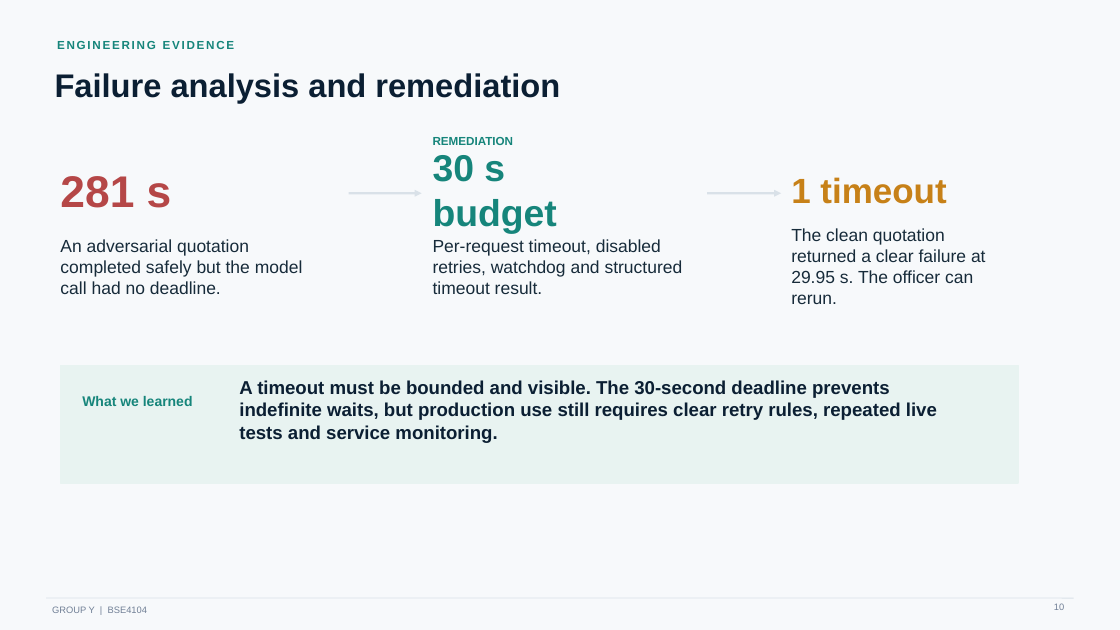
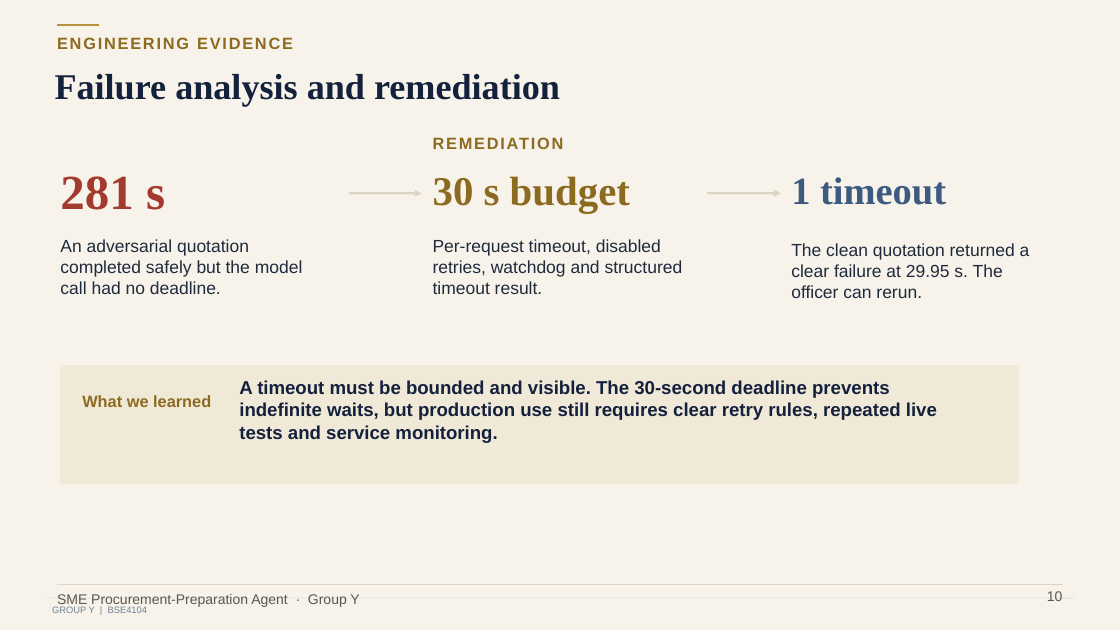
Before and after one commit to GeorgeLukaanya/bse4104-procurement-agent, a slide deck: slide 10 of evidence/demo/Group-Y-SME-Procurement-Agent-Panel-Presentation.pptx. Drawn at 1120x630 pixels with LibreOffice and Linux fonts; fonts in the diff are those of the drawing. Boxes give left, top, right and bottom in pixels: in the first picture for what was removed or moved away, otherwise in the second. Text is boxed around its words. In the diff, an @@ line names an element or a change of style, - is before the commit and + after.

```diff
--- a/evidence/demo/Group-Y-SME-Procurement-Agent-Panel-Presentation.pptx
+++ b/evidence/demo/Group-Y-SME-Procurement-Agent-Panel-Presentation.pptx
@@ background #F7F9FB to #F7F3EA @@
@@ line added from (57, 25) to (99, 25), #B8913A 1.5 pt @@
@@ text "ENGINEERING EVIDENCE" at [57,37,293,49]: size 10 to 14 pt, text colour #16857B to #8C6A1F @@
@@ text "Failure analysis and remediation" at [55,74,365,106]: size 28 to 31 pt, font Arial to Times New Roman, text colour #0B1F33 to #14213D @@
@@ text "REMEDIATION" at [374,74,560,100]: size 10 to 14 pt, text colour #16857B to #8C6A1F, letter spacing 0 to 1.5 pt @@
@@ text "281 s" at [60,176,165,210]: size 38 to 42 pt, font Arial to Times New Roman, text colour #B54747 to #A23B2E @@
@@ text "30 s budget" at [433,176,630,213]: size 32 to 35 pt, font Arial to Times New Roman, text colour #16857B to #8C6A1F @@
@@ text "1 timeout" at [791,177,946,205]: size 30 to 33 pt, font Arial to Times New Roman, text colour #C78118 to #3D5A80 @@
@@ arrow (349, 193) - (422, 193): stroke #D9E1E8 1.8 pt to #DDD4C2 1.8 pt @@
@@ arrow (707, 193) - (781, 193): stroke #D9E1E8 1.8 pt to #DDD4C2 1.8 pt @@
@@ text colour #172B3A to #1F2A3C in 3 elements at [60,239,303,294], [433,239,683,294], [791,243,1030,298] @@
@@ rectangle at [60,365,1018,483]: fill #E8F3F1 to #F1E9D8; outline #E8F3F1 1 pt to #F1E9D8 1 pt @@
@@ text "A timeout must be bounded ..." at [239,380,937,443]: text colour #0B1F33 to #14213D @@
@@ text "What we learned" at [82,395,211,407]: size 12 to 14 pt, text colour #16857B to #8C6A1F @@
@@ line added from (57, 584) to (1063, 584), #DDD4C2 0.5 pt @@
@@ text added at [57,594,359,607], 12 pt, text #5B574F @@
+SME Procurement-Preparation Agent · Group Y
@@ page number: place and size @@
-page number at [1054,603,1064,610]
+page number at [1047,591,1063,601]
@@ page number at [1047,591,1063,601]: size 8 to 12 pt, text colour #718096 to #5B574F @@
```
Also in this commit, not shown: 11 other slides changed, 3 other files.
